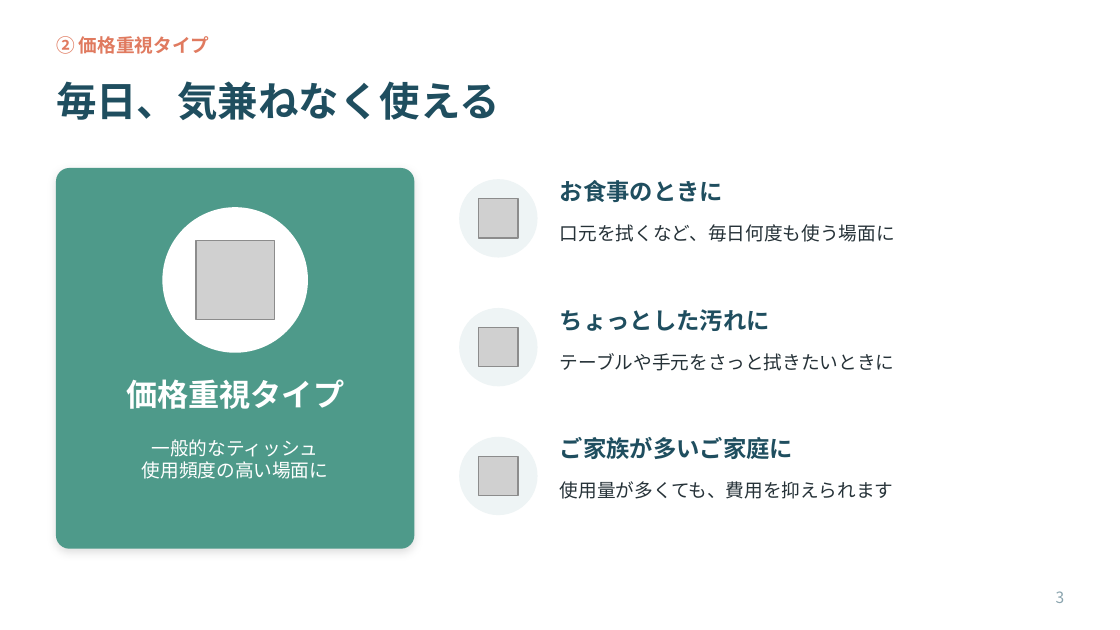
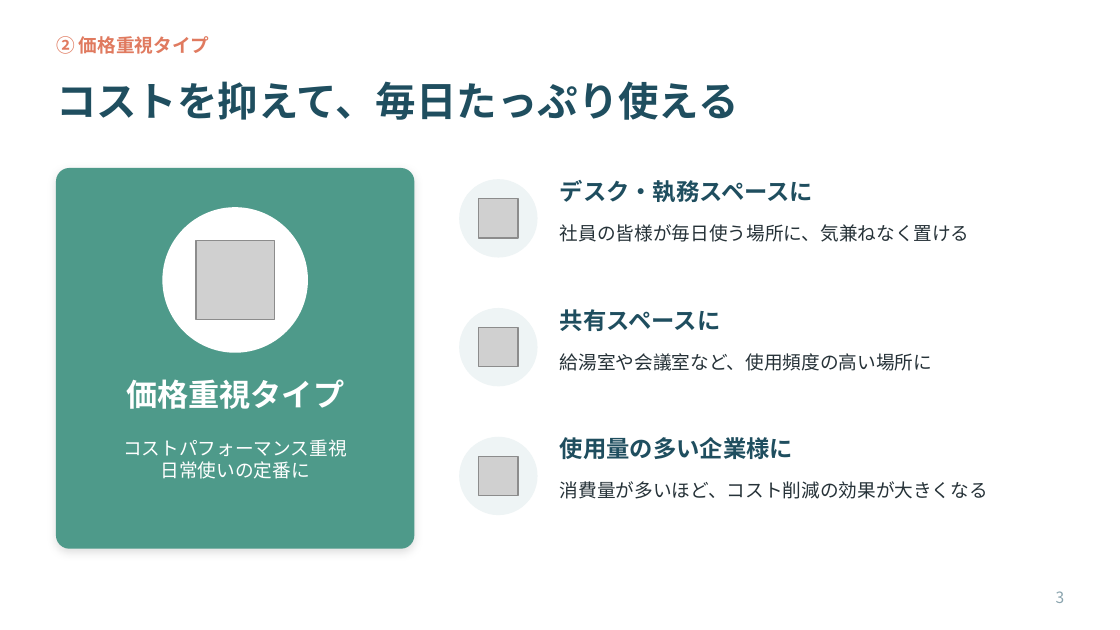
Before and after one commit to ha19870907-a11y/turbo-disco, a slide deck: slide 3 of tissue_sales_roleplay.pptx. Drawn at 1120x630 pixels with LibreOffice and Linux fonts; fonts in the diff are those of the drawing; grey boxes stand for pictures. Boxes give left, top, right and bottom in pixels: in the first picture for what was removed or moved away, otherwise in the second. Text is boxed around its words. In the diff, an @@ line names an element or a change of style, - is before the commit and + after.

```diff
--- a/tissue_sales_roleplay.pptx
+++ b/tissue_sales_roleplay.pptx
@@ title at <box>56,81,739,120</box>: text changed @@
-毎日、気兼ねなく使える
+コストを抑えて、毎日たっぷり使える
@@ text at <box>560,180,813,202</box>: text changed @@
-お食事のときに
+デスク・執務スペースに
@@ text at <box>560,224,970,242</box>: text changed @@
-口元を拭くなど、毎日何度も使う場面に
+社員の皆様が毎日使う場所に、気兼ねなく置ける
@@ text at <box>560,309,721,331</box>: text changed @@
-ちょっとした汚れに
+共有スペースに
@@ text at <box>560,353,932,371</box>: text changed @@
-テーブルや手元をさっと拭きたいときに
+給湯室や会議室など、使用頻度の高い場所に
@@ text at <box>123,439,346,479</box>: text changed @@
-一般的なティッシュ
-使用頻度の高い場面に
+コストパフォーマンス重視
+日常使いの定番に
@@ text at <box>560,437,793,459</box>: text changed @@
-ご家族が多いご家庭に
+使用量の多い企業様に
@@ text at <box>560,481,988,499</box>: text changed @@
-使用量が多くても、費用を抑えられます
+消費量が多いほど、コスト削減の効果が大きくなる
```
Also in this commit, not shown: 4 other slides changed, 2 slides added, 2 slides removed.
